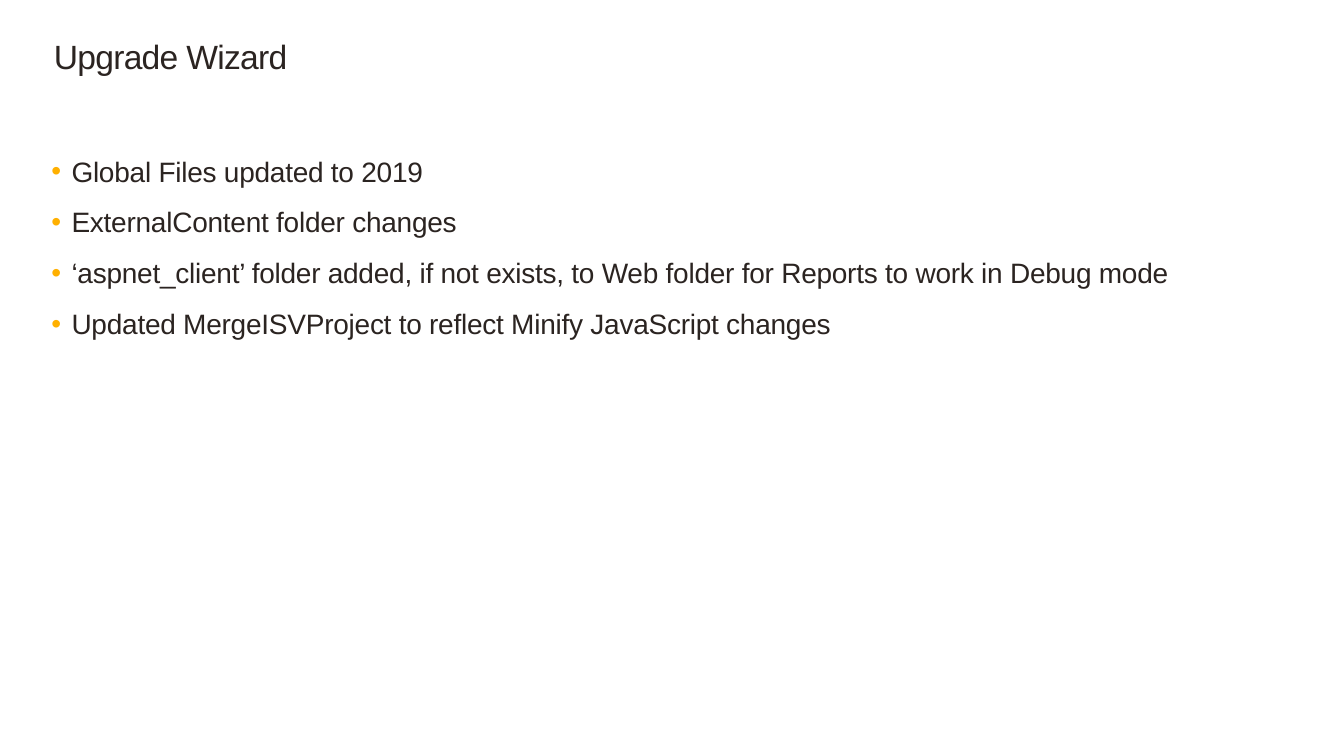
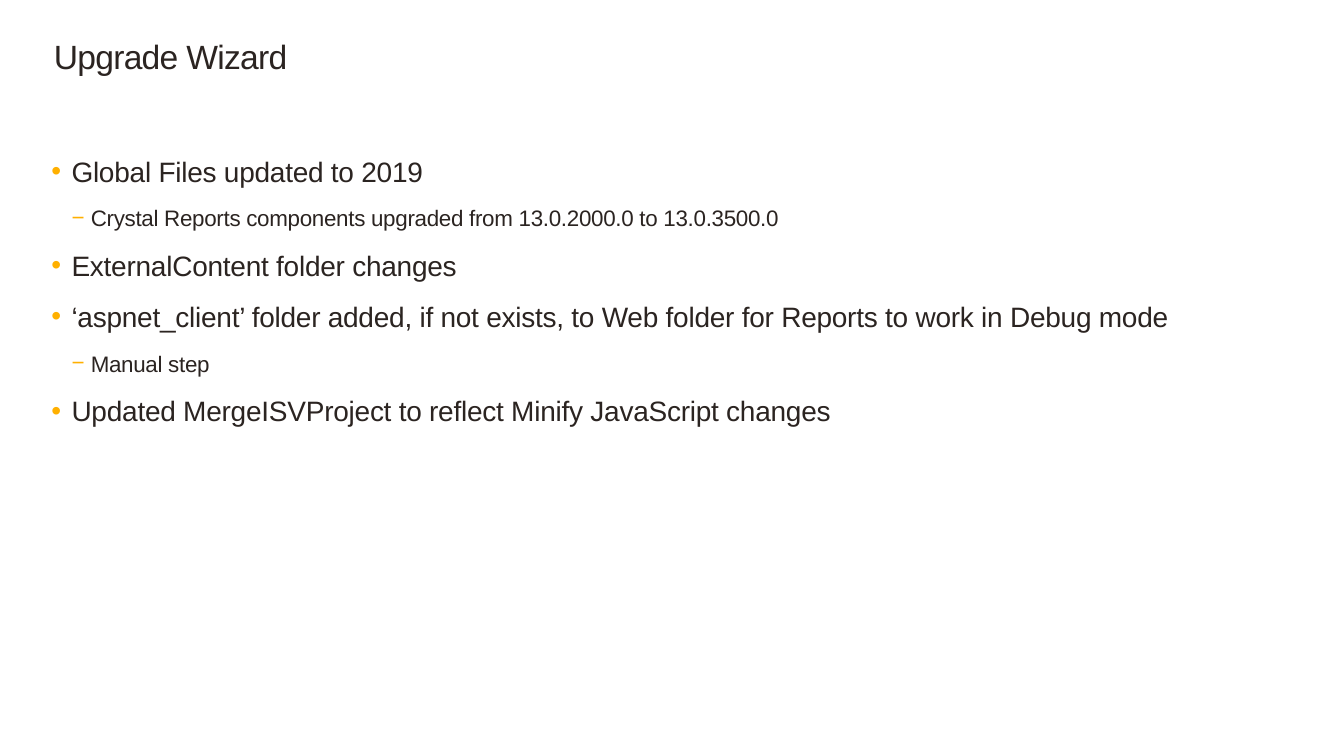
Before and after one commit to SageNADev/Sage300-SDK, a slide deck: slide 9 of docs/presentations/Sage300SDK_2019WebSDKOverview.pptx (slide 8 before the commit). Drawn at 1344x756 pixels with LibreOffice and Linux fonts; fonts in the diff are those of the drawing; background and template pictures are left out. Boxes give left, top, right and bottom in pixels: in the first picture for what was removed or moved away, otherwise in the second. Text is boxed around its words. In the diff, an @@ line names an element or a change of style, - is before the commit and + after.

```diff
--- a/docs/presentations/Sage300SDK_2019WebSDKOverview.pptx
+++ b/docs/presentations/Sage300SDK_2019WebSDKOverview.pptx
@@ text at box(91, 209, 778, 231): paragraph added @@
+    − Crystal Reports components upgraded from 13.0.2000.0 to 13.0.3500.0
@@ text at box(91, 355, 209, 377): paragraph added @@
+    − Manual step
```
Also in this commit, not shown: 6 other slides changed, 1 slide added, 4 other files.
